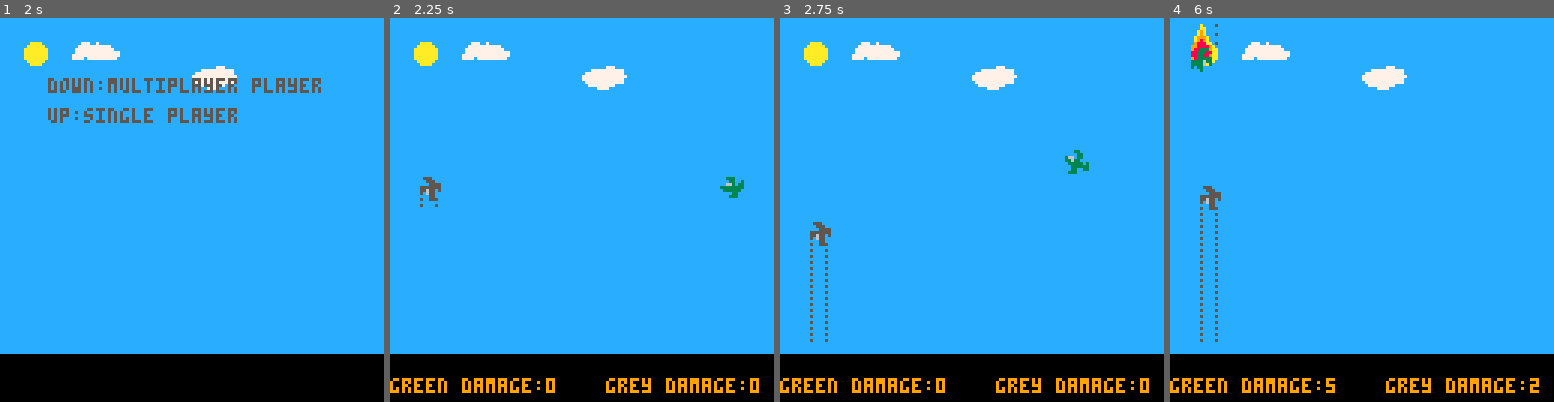
Above: before the commit, frames 1-4 (left to right).
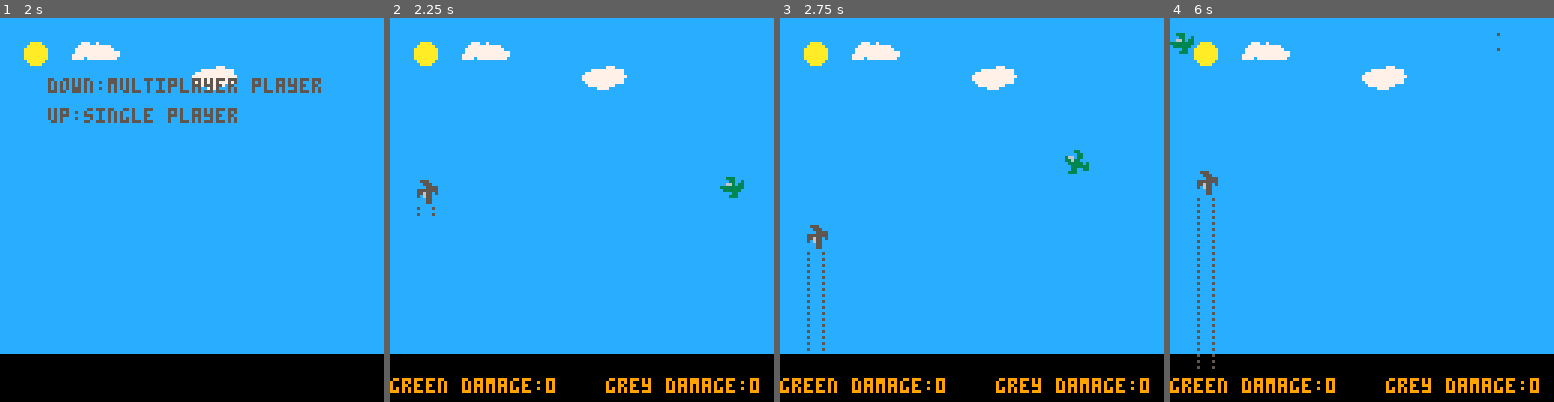
Above: after the commit, the same moments.

Repository: jerrybookbenson/pico8-games
Game: PICO-8 cartridge plane-battle.p8
The game is run twice, just before and just after one commit, with the same random seed, the same clock (stepped at 60 frames per second) and the same inputs.
Inputs:
- Up to frame 1 (2 s): tap X (X key) at 0.33, 1.07, 1.85 s; tap O (Z key) at 0.7, 1.7 s; hold Right from 1.6 s (still down)
- Up to frame 2 (2.25 s): release Right at 2.1 s; tap O (Z key) at 2.1 s; hold Up from 2.15 s (still down)
- Up to frame 3 (2.75 s): release Up at 2.42 s; hold Right from 2.47 s (still down); tap O (Z key) at 2.5 s
- Up to frame 4 (6 s): tap O (Z key) every 0.4 s from 2.9 to 5.7 s; tap X (X key) at 2.97, 4.08, 5.2 s; release Right at 3.03 s; hold Left 3.08-3.58 s; hold Right 4.02-4.68 s; hold Up 4.73-5.03 s; hold Left 5.08-5.68 s

Frame 1 is identical in both runs. In frame 2, 0.2% of the frame differs, in the area x 7-14%, y 41-52%; in frame 3, 0.6%; in frame 4, 1.6%, in the area x 0-97%, y 1-97%.

Commit message:
shoots self bug fixed, other bugs and errors fixed

Diff:
--- a/plane-battle.p8
+++ b/plane-battle.p8
@@ -126,36 +126,68 @@
 
 function _update()
 	if (not game_over) then
-		check_boundaries()
+    for actor in all(actors) do
+      check_boundaries(actor)
+    end
     pl1_speed = control_players (pl1, pl1_flame_spr, pl1_n, pl1_s, pl1_w, pl1_e, pl1_nw, pl1_sw, pl1_se, pl1_ne,0)
     if (is_singleplayer == false) then
       pl2_speed = control_players (pl2, pl2_flame_spr, pl2_n, pl2_s, pl2_w, pl2_e, pl2_nw, pl2_sw, pl2_se, pl2_ne,1)
     end
+    singleplayer()
     move_player (pl1, pl1_flame, pl1_flame_spr,pl1_speed)
     move_player (pl2, pl2_flame, pl2_flame_spr,pl2_speed)
     move_bullets ()
-    singleplayer()
+    check_collision()
 	end
 end
 
-function check_boundaries ()
-  if (pl1.y < min_y - .5 and (pl1.direction == "nw" or pl1.direction == "n" or pl1.direction == "ne")) then
-    pl1.y = max_y
-  elseif (pl1.y > max_y - .30 and (pl1.direction == "sw" or pl1.direction == "s" or pl1.direction == "se")) then
-    pl1.y = min_y - .5
-  elseif (pl1.x > max_x + .5 and (pl1.direction == "se" or pl1.direction == "e" or pl1.direction == "ne")) then
-    pl1.x = min_x - .5
-  elseif (pl1.x < min_x - .3 and (pl1.direction == "sw" or pl1.direction == "w" or pl1.direction == "nw")) then
-    pl1.x = max_x + .5
-  end
-  if (pl2.y < min_y - .5 and (pl2.direction == "nw" or pl2.direction == "n" or pl2.direction == "ne")) then
-    pl2.y = max_y
-  elseif (pl2.y > max_y - .30 and (pl2.direction == "sw" or pl2.direction == "s" or pl2.direction == "se")) then
-    pl2.y = min_y - .5
-  elseif (pl2.x > max_x + .5 and (pl2.direction == "se" or pl2.direction == "e" or pl2.direction == "ne")) then
-    pl2.x = min_x - .5
-  elseif (pl2.x < min_x - .3 and (pl2.direction == "sw" or pl2.direction == "w" or pl2.direction == "nw")) then
-    pl2.x = max_x + .5
+function check_boundaries (actor)
+
+  if (actor.y < min_y - .5 and (actor.direction == "nw" or actor.direction == "n" or actor.direction == "ne")) then
+    actor.y =  actor.y + max_y + .5
+  elseif (actor.y > max_y + .5 and (actor.direction == "sw" or actor.direction == "s" or actor.direction == "se")) then
+    actor.y =  actor.y  - max_y - .5
+  elseif (actor.x > max_x + .5 and (actor.direction == "se" or actor.direction == "e" or actor.direction == "ne")) then
+    actor.x =  actor.x - max_x - .5
+  elseif (actor.x < min_x - .5 and (actor.direction == "sw" or actor.direction == "w" or actor.direction == "nw")) then
+    actor.x =  actor.x + max_x + .5
+  end
+end
+
+function check_collision()
+  for actor in all(actors) do
+		if (actor.spr == bullet_spr_horiz or actor.spr == bullet_spr_vert) then
+      if (actor.x >  pl1.x -.5
+        and actor.x < pl1.x +.5
+        and actor.y > pl1.y - .5
+        and actor.y <  pl1.y +.5) then
+        del (actors, actor)
+        if (not is_crashing) then
+          pl1.damage = pl1.damage + 1
+          switch(pl1)
+          if (pl1.damage == game_over_damage) then
+            is_crashing = true;
+            pl1.spr = pl1_flame_spr
+            pl1_flame = make_actor(pl1.x ,pl1.y - 1, flame_tail_spr1)
+          end
+        end
+      end
+      if (actor.x >  pl2.x -.5
+        and actor.x < pl2.x +.5
+        and actor.y > pl2.y - .5
+        and actor.y <  pl2.y +.5) then
+        del (actors, actor)
+        if (not is_crashing) then
+          pl2.damage = pl2.damage + 1
+          switch(pl2)
+          if (pl2.damage == game_over_damage) then
+            is_crashing = true;
+            pl2.spr = pl2_flame_spr
+            pl2_flame = make_actor(pl2.x ,pl2.y - 1, flame_tail_spr1)
+          end
+        end
+      end
+    end
   end
 end
 
@@ -336,15 +368,8 @@
 				actor.x = actor.x + bullet_speed
       end
 
-      if (actor.y < min_y - .5 and (actor.direction == "nw" or actor.direction == "n" or actor.direction == "ne")) then
-        actor.y = max_y
-      elseif (actor.y > max_y - .30 and (actor.direction == "sw" or actor.direction == "s" or actor.direction == "se")) then
-        actor.y = min_y - .5
-      elseif (actor.x > max_x + .5 and (actor.direction == "se" or actor.direction == "e" or actor.direction == "ne")) then
-        actor.x = min_x - .5
-      elseif (actor.x < min_x - .3 and (actor.direction == "sw" or actor.direction == "w" or actor.direction == "nw")) then
-        actor.x = max_x + .5
-      end
+
+
 
       actor.bullet_counter += 1
       if (actor.bullet_counter == 30) then
@@ -352,36 +377,7 @@
       end
 
 
-      if (actor.x >  pl1.x -.5
-        and actor.x < pl1.x +.5
-  			and actor.y > pl1.y - .5
-  			and actor.y <  pl1.y +.5) then
-        del (actors, actor)
-        if (not is_crashing) then
-          pl1.damage = pl1.damage + 1
-          switch(pl1)
-          if (pl1.damage == game_over_damage) then
-            is_crashing = true;
-            pl1.spr = pl1_flame_spr
-            pl1_flame = make_actor(pl1.x ,pl1.y - 1, flame_tail_spr1)
-          end
-        end
-			end
-			if (actor.x >  pl2.x -.5
-	     	and actor.x < pl2.x +.5
-  			and actor.y > pl2.y - .5
-  			and actor.y <  pl2.y +.5) then
-        del (actors, actor)
-        if (not is_crashing) then
-          pl2.damage = pl2.damage + 1
-          switch(pl2)
-          if (pl2.damage == game_over_damage) then
-            is_crashing = true;
-            pl2.spr = pl2_flame_spr
-            pl2_flame = make_actor(pl2.x ,pl2.y - 1, flame_tail_spr1)
-          end
-        end
-			end
+
 	  end
   end
 end
@@ -463,7 +459,7 @@
 	elseif (btn(4,pl_index) and not pl.is_pressed and pl.spr != pl_flame_spr) then
 		pl.is_pressed = true
     if (pl.spr == pl_nw) then
-			make_actor(pl.x-.6,pl.y-.6,bullet_spr_horiz,"nw")
+      make_actor(pl.x-.6,pl.y-.6,bullet_spr_horiz,"nw")
     end
     if (pl.spr == pl_sw) then
 			make_actor(pl.x-.6,pl.y+.6,bullet_spr_horiz,"sw")
